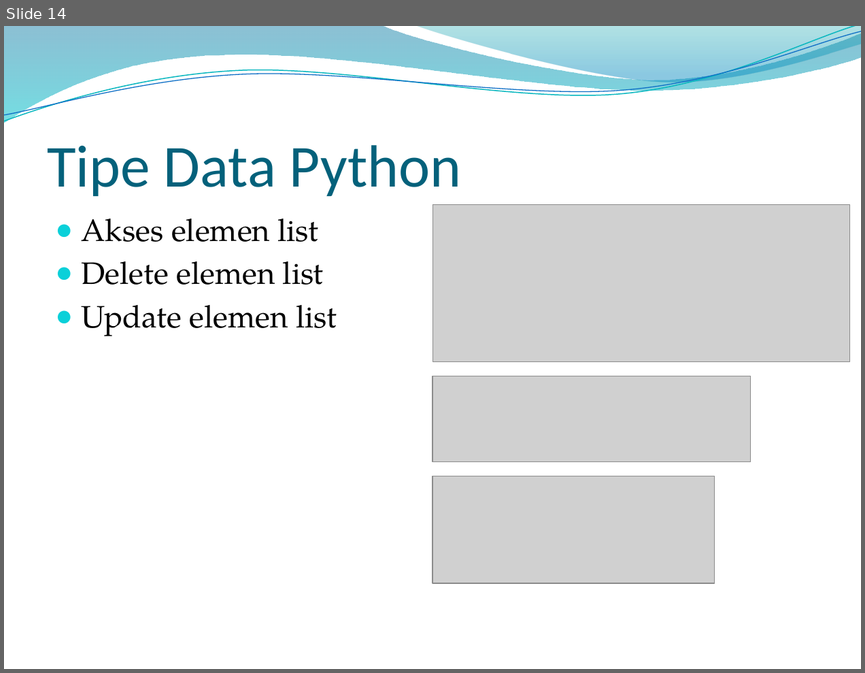
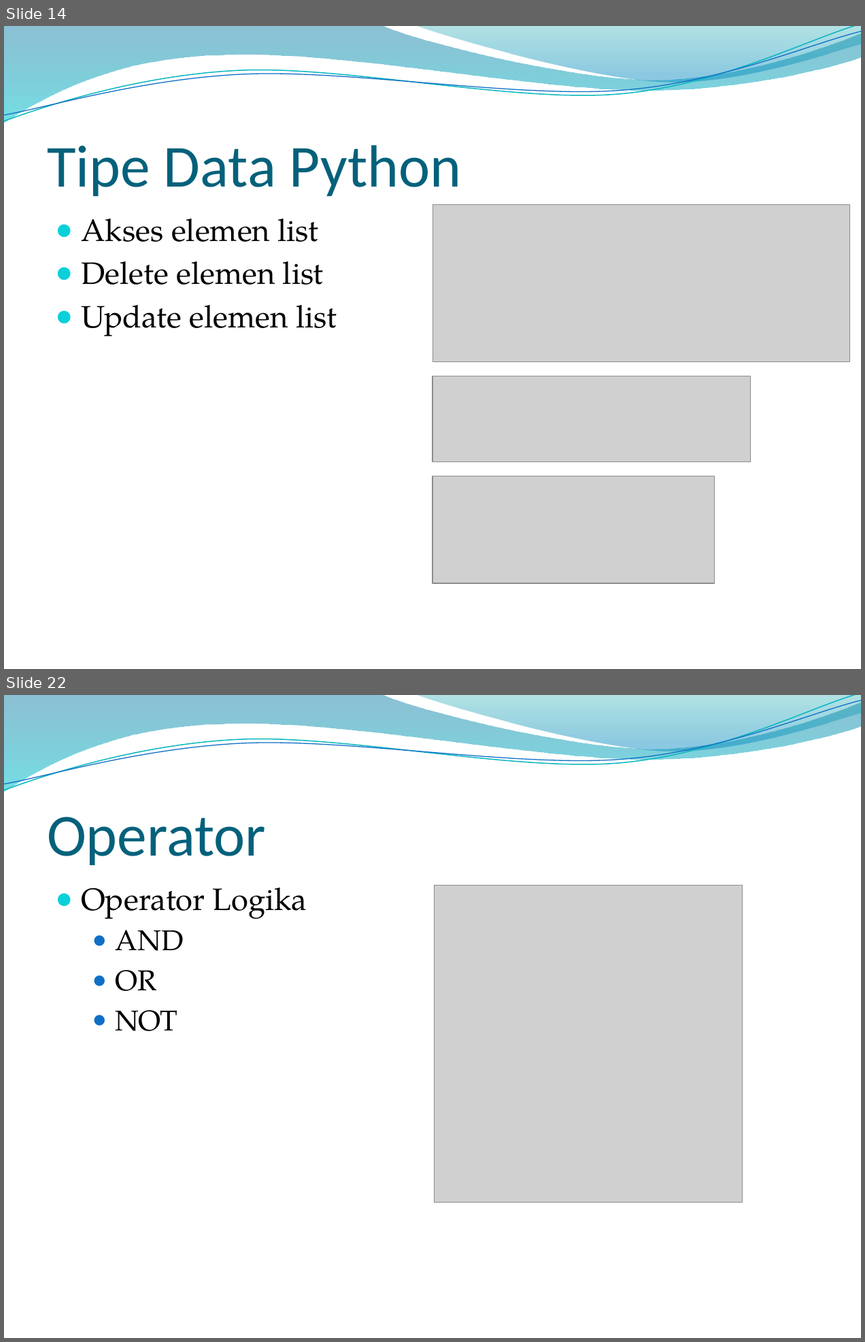
Before and after one commit to dizolette/DeepLearningAlbert, a slide deck: PPT Albertus Dwi S.pptx. Shown one above the other, each under a label of ours: slide 14 before the commit, slides 14 and 22 after it; the slides between them are not shown. The pictures are 865x673 and 865x1342 pixels, drawn with LibreOffice and Linux fonts; fonts in the diff are those of the drawing; grey boxes stand for pictures; background and template pictures are left out. Boxes give left, top, right and bottom in pixels: in the first picture for what was removed or moved away, otherwise in the second. Text is boxed around its words. In the diff, an @@ line names an element or a change of style, - is before the commit and + after.

```diff
--- a/PPT Albertus Dwi S.pptx
+++ b/PPT Albertus Dwi S.pptx
@@ slide 22 added at bbox=[4, 695, 861, 1338], background picture (left out); not listed: 4 template elements that a slide beside it also shows @@
@@ title added at bbox=[47, 817, 266, 865], 50 pt, text #04617B @@
+Operator
@@ text added at bbox=[81, 887, 307, 1031], 26 pt, text #000000 @@
+● Operator Logika
+  ● AND
+  ● OR
+  ● NOT
@@ picture added at bbox=[434, 885, 742, 1202] @@
```
Also in this commit, not shown: 6 slides changed, 10 other slides added.
